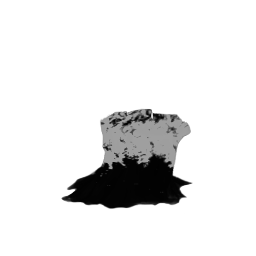
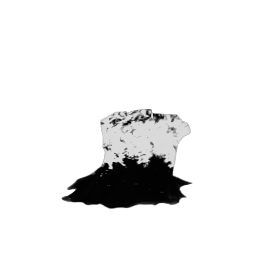
The second w=256, h=256 image is a revision of the first. Changes to its layers:
painted on "Background" over [92, 109, 191, 193]
